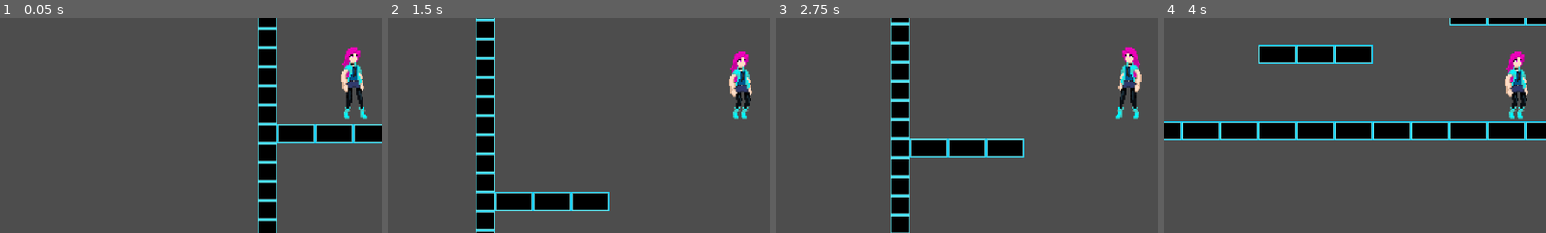
Above: before the commit, frames 1-4 (left to right).
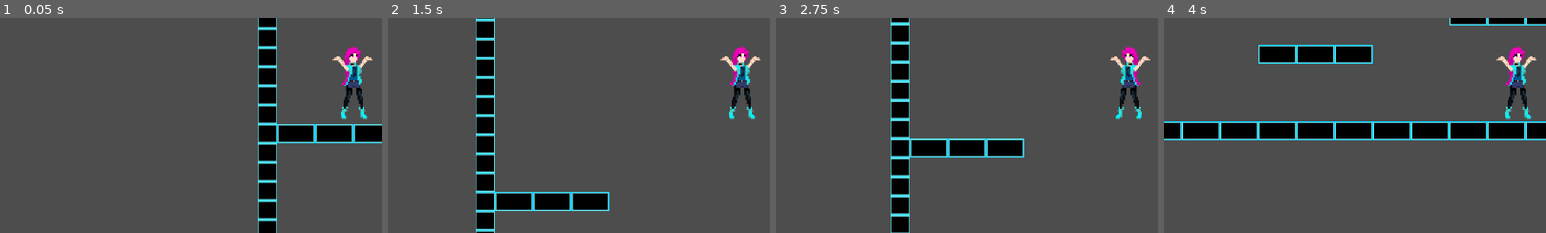
Above: after the commit, the same moments.

Repository: avalynnw/cryptic_dreams
Game: Godot game, scene res://scenes/world.tscn
Two runs of this game, one before a commit and one after it. Both use one fixed random seed, a clock stepped at 60 frames per second and the inputs below.
Inputs:
- Up to frame 1 (0.05 s): no input
- Up to frame 2 (1.5 s): hold Space (jump) 0.53-1.28 s; hold D (move_right) from 0.53 s (still down); tap Space (jump) at 1.35 s
- Up to frame 3 (2.75 s): tap Space (jump) at 1.52, 1.82 s; release D (move_right) at 2.03 s; hold A (move_left) from 2.03 s (still down); hold Space (jump) from 2.03 s (still down)
- Up to frame 4 (4 s): release A (move_left) at 2.78 s; release Space (jump) at 2.78 s; hold D (move_right) from 2.78 s (still down); tap Space (jump) at 2.85, 3.02, 3.32 s; hold Space (jump) from 3.53 s (still down)
The pictures show only the part of the screen within x 4-54%, y 50-100%; the shares and areas given below are measured in that part.

The runs differ from the first frame. In frame 1, 0.6% of the frame differs, in the area x 87-98%, y 17-48%; in frame 2, 1.5%, in the area x 87-98%, y 13-48%; in frame 3, 0.6%; in frame 4, 1.5%.

Commit message:
added sprite neutral falling frame

Diff:
--- a/scenes/player.tscn
+++ b/scenes/player.tscn
@@ -17,14 +17,6 @@
 region = Rect2(192, 64, 64, 64)
 
 [sub_resource type="AtlasTexture" id="AtlasTexture_c3h4u"]
-atlas = ExtResource("3_rlh23")
-region = Rect2(64, 128, 64, 64)
-
-[sub_resource type="AtlasTexture" id="AtlasTexture_nde4k"]
-atlas = ExtResource("3_rlh23")
-region = Rect2(0, 128, 64, 64)
-
-[sub_resource type="AtlasTexture" id="AtlasTexture_tpxct"]
 atlas = ExtResource("3_rlh23")
 region = Rect2(64, 128, 64, 64)
 
@@ -65,12 +57,6 @@
 "speed": 2.0
 }, {
 "frames": [{
-"duration": 1.0,
-"texture": SubResource("AtlasTexture_nde4k")
-}, {
-"duration": 1.0,
-"texture": SubResource("AtlasTexture_tpxct")
-}, {
 "duration": 1.0,
 "texture": SubResource("AtlasTexture_vceh1")
 }],
--- a/scripts/player.gd
+++ b/scripts/player.gd
@@ -48,7 +48,10 @@
 		$AnimatedSprite2D.flip_h = true
 
 	else:
-		_animated_sprite.play("idle")
+		if not is_on_floor():
+			_animated_sprite.play("jumping")
+		else:
+			_animated_sprite.play("idle")
 
 	move_and_slide()
 
Not shown: 1 places in scenes/player.tscn that only renumber resources
